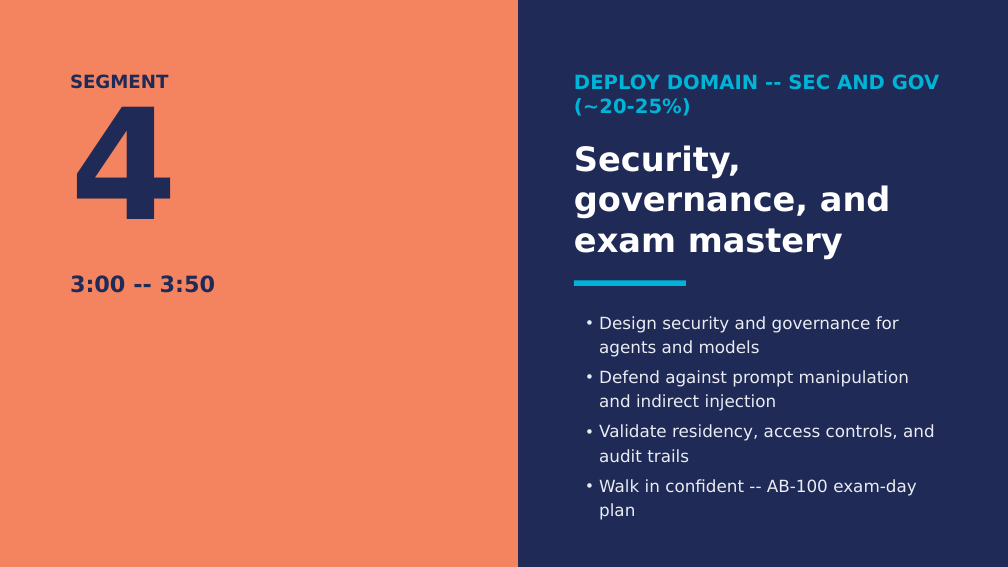
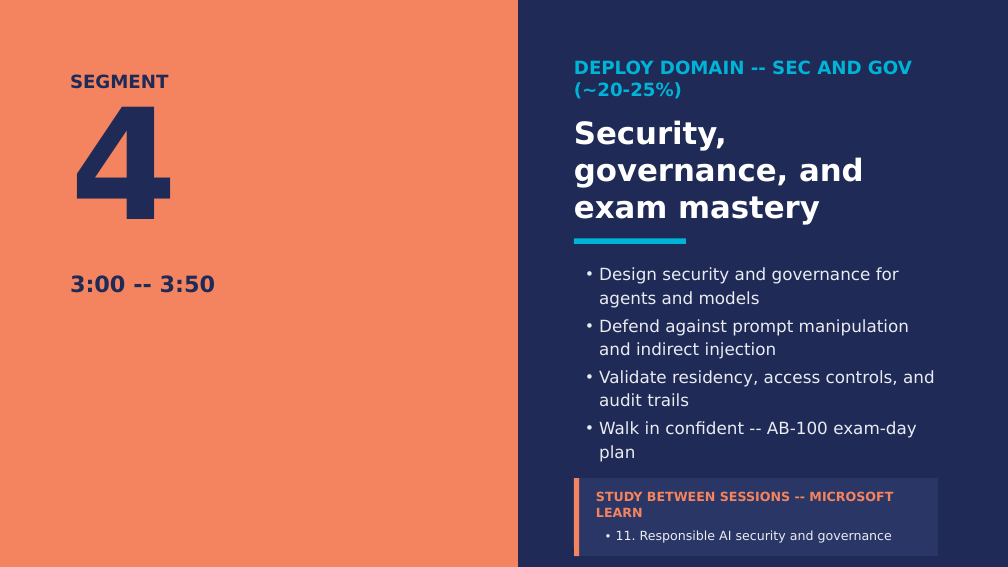
Before and after one commit to timothywarner-org/ab100, a slide deck: slide 19 of docs/ab100-course-deck-april-2026.pptx (slide 14 before the commit). Drawn at 1008x567 pixels with LibreOffice and Linux fonts; fonts in the diff are those of the drawing. Boxes give left, top, right and bottom in pixels: in the first picture for what was removed or moved away, otherwise in the second. Text is boxed around its words. In the diff, an @@ line names an element or a change of style, - is before the commit and + after.

Commit message:
feat(src): POC Foundry agent + MCP + ACA + APIM stack
End-to-end deployable stack under /src for the AB-100 Hour 3 demo:
caller -> APIM (Consumption, subscription key, rate-limit, rewrite-uri)
       -> ACA Container App (UAMI, public ingress, /health probe)
       -> Python MCP server (FastMCP, stateless, /mcp POST)
       -> Foundry project Responses API on gpt-5.4-1.

Verified live against the scribe-foundry-resource / scribe-project
Foundry account: tools/list and tools/call ask_agent both return 200
through APIM with the agent's voice intact.

Build pipeline:
- src/app/        Python MCP server + Dockerfile
- src/infra/      Bicep (identity, logs, acr, aca, apim) at API
                  version 2025-01-01
- src/policies/   APIM inbound policy (rate-limit + set-backend +
                  rewrite-uri /mcp); rate-limit-by-key was rejected on
                  Consumption tier so we use plain rate-limit
- src/scripts/    00-login, 01-build-and-push (RG+UAMI+ACR bootstrap +
                  az acr build), 02-deploy-infra, 03-test (uses az rest
                  to bypass local apim ext bugs), 99-teardown
- src/README.md   one-page run book + AB-100 mapping

Removes the empty src/hourN-theme/README.md scaffolds (the four hours
now have their own real artifacts elsewhere). Adds .claude/ to
.gitignore for per-session agent state.

Also bundles standing edits to CLAUDE.md, README.md, course plan,
study resources, the Apr 2026 deck, and the local mirror of the
Architect Agentic AI Learn path under docs/learning-paths/.

```diff
--- a/docs/ab100-course-deck-april-2026.pptx
+++ b/docs/ab100-course-deck-april-2026.pptx
@@ text "DEPLOY DOMAIN -- SEC AND ...": place and size @@
-text "DEPLOY DOMAIN -- SEC AND ..." at (574, 74, 939, 116)
+text "DEPLOY DOMAIN -- SEC AND ..." at (574, 60, 912, 99)
@@ text "DEPLOY DOMAIN -- SEC AND ..." at (574, 60, 912, 99): size 14 to 13 pt; less space between paragraphs @@
@@ text "Security, governance, and exam mastery": place and size @@
-text "Security, governance, and exam mastery" at (574, 145, 891, 259)
+text "Security, governance, and exam mastery" at (574, 120, 864, 225)
@@ text "Security, governance, and exam mastery" at (574, 120, 864, 225): size 24 to 22 pt; less space between paragraphs @@
@@ rectangle: place and size @@
-rectangle at (574, 280, 685, 286)
+rectangle at (574, 238, 685, 244)
@@ text "Design security and governance for ...": place and size @@
-text "Design security and governance for ..." at (599, 316, 935, 520)
+text "Design security and governance for ..." at (599, 267, 935, 462)
@@ text "Design security and governance for ..." at (599, 267, 935, 462): line spacing 17.4pt to 16.8pt; less space between paragraphs @@
@@ rectangle added at (574, 478, 937, 555), fill #2A3666 @@
@@ line added from (577, 478) to (577, 556), #F4845F 3.75 pt @@
@@ text added at (596, 491, 893, 517), 9 pt, text #F4845F, bold @@
+STUDY BETWEEN SESSIONS -- MICROSOFT LEARN
@@ text added at (616, 530, 892, 543), 9 pt, text #E9ECF2 @@
+• 11. Responsible AI security and governance
```
Also in this commit, not shown: 4 other slides changed, 8 slides added, 1 slide removed, 41 other files.
